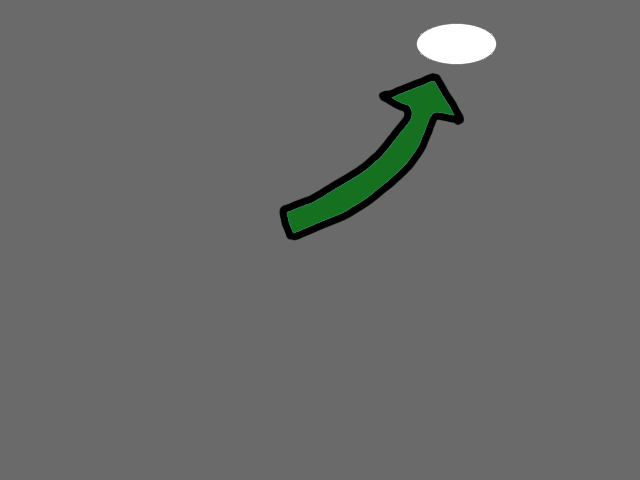
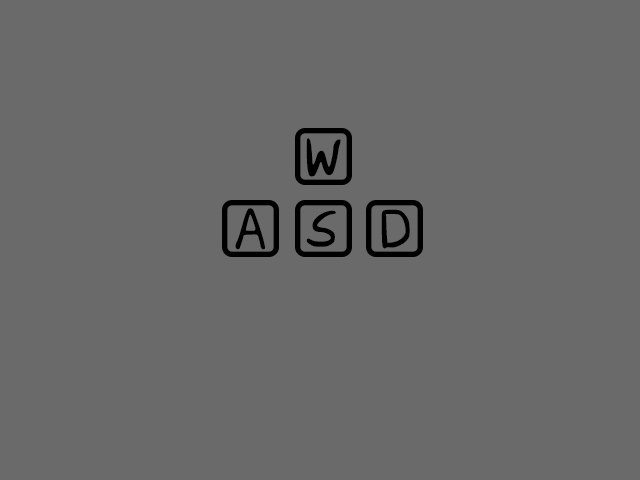
Layer changes from the first 640 x 480 image to the second:
added layer "D" above "S" over [381,209,410,249]
added layer "S" above "A" over [306,210,336,247]
added layer "A" above "W" over [235,208,265,250]
added layer "W" above "Rounded Rectangle 1 copy 3" over [306,138,341,177]
added layer "Rounded Rectangle 1 copy 3" above "Rounded Rectangle 1 copy 2" over [366,200,423,257]
added layer "Rounded Rectangle 1 copy 2" above "Rounded Rectangle 1 copy" over [222,200,279,257]
added layer "Rounded Rectangle 1 copy" above "Rounded Rectangle 1" over [295,200,352,257]
added layer "Rounded Rectangle 1" above "Panning mask" over [295,128,352,185]
added layer "Panning mask" above "New tutorial arrow" over [222,23,497,257]
renamed "Layer 1" to "Old tutorial mask", hid it, moved it above "Old tutorial arrow" over [222,23,497,257]
renamed "Layer 2" to "Old tutorial arrow", hid it over [279,73,465,241]
